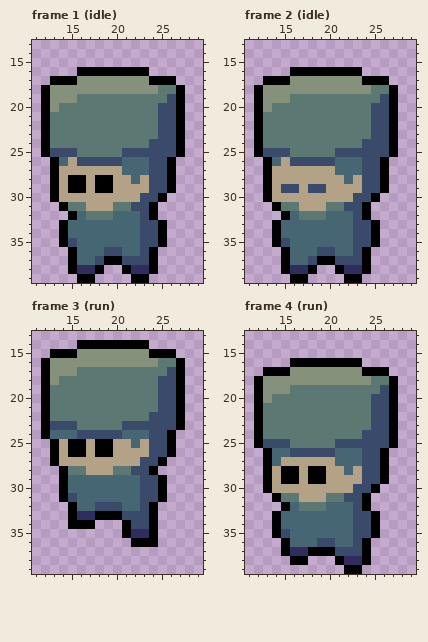
Pixel-art file, stored at assets/sprites/player/soldier/soldier.aseprite. The picture above was drawn from the file before the commit.
40x40 pixels, 6 frames. Shown: frame 1 (idle): x 11..29, y 13..39; frame 2 (idle): x 11..29, y 13..39; frame 3 (run): x 11..29, y 13..39; frame 4 (run): x 11..29, y 13..39. The commit also changed other frames, which this record leaves out.
And afterwards:
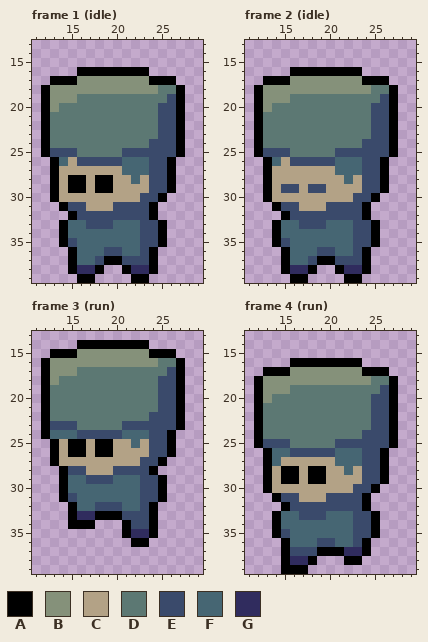
Palette (. is transparent): A #000000  B #85917a  C #b3a286  D #5c7873  E #3a4a6b  F #466673  G #302c5e
Diff:
Changed rows in their new state; - is an unchanged pixel.
Frame 1 (idle), layer "Layer 2":
first column x 15:
31 EE---EE-
32 -EEEEEEE
33 --EEE---
Frame 2 (idle), layer "Layer 2": the same change as frame 1 (idle)
Frame 3 (run), layer "Layer 2":
first column x 15:
28 EE---EE
29 --EEE--
first column x 24:
36 .
Frame 4 (run), layer "Layer 2":
first column x 15:
31 EE---EE-
32 -EEEEEEE
33 --EEE---
first column x 15:
37 -EEE--AGG-
38 AGGA--.AA.
39 AAA----..-
